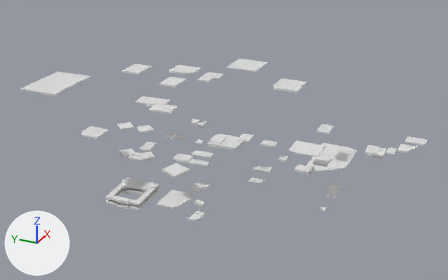
The FBX model Assets/Designer/Mesh/Background/Area_01_Mesh.fbx: old version first, new version second.
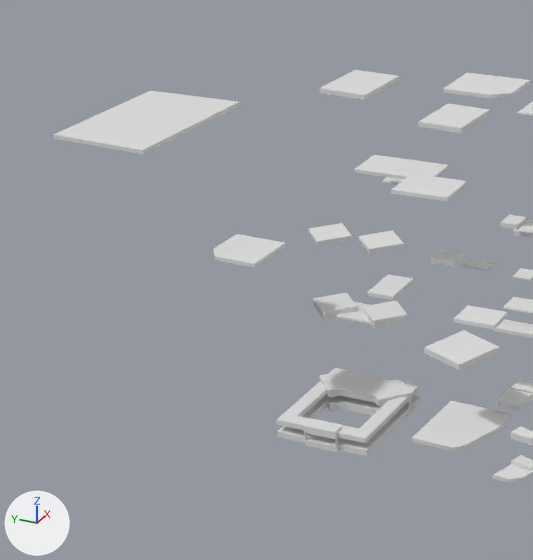
Old and new are each drawn whole from a camera (50 mm lens) standing at (-5.56, -2.01, 4.1) and looking at (1.47, 1.16, 0.58) and again close up on the part from 0% to 45% of the width and 13% to 89% of the height. Every picture has the same lights, and +X, +Y and +Z are marked at lower left. The older version's two pictures come first. Where no turn or scale is listed for an object, it has been applied to the vertices. Vertices at exactly the same position are counted once.

The first close-up shows 'OUT_Area01_Building_GeneratedMesh'.
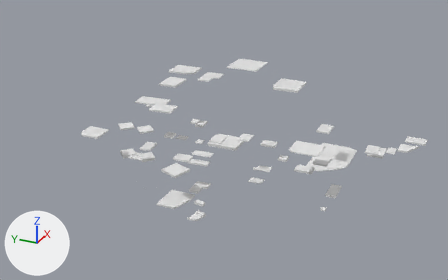
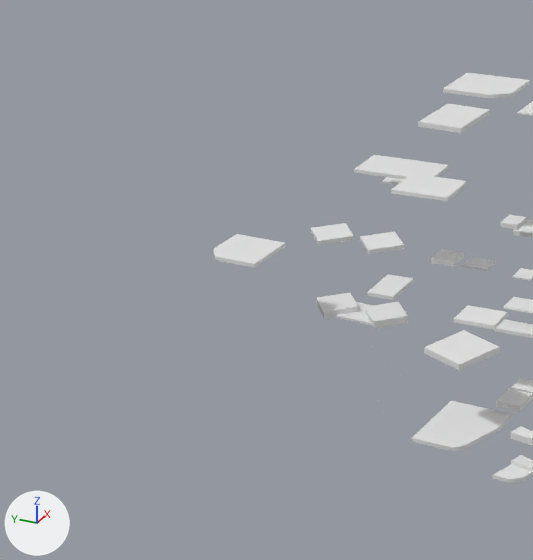
Changed parts and their boxes [x1, y1, x2, y2] in the close-ups (533 x 560 px; the box of a moved part takes in the faces that stretch with it):
'OUT_Area01_Building_GeneratedMesh', reshaped
    before: [54, 70, 533, 483]
    after: [213, 72, 533, 483]
part 1 of me_out_area01_building_generatedmesh, rebuilt
    before: [358, 230, 404, 253]
    after: [360, 231, 404, 254]
part 2 of me_out_area01_building_generatedmesh, deleted
    before: [54, 70, 399, 323]
part 3 of me_out_area01_building_generatedmesh, moved or reshaped
    before: [276, 223, 421, 456]
    after: [311, 223, 408, 347]

The change in detail:
me_out_area01_building_generatedmesh is used by ob_out_area01_building_generatedmesh; location (0.0, 0.0, 0.0).
me_out_area01_building_generatedmesh had 1596 vertices, 1722 faces and spanned x 0.17..3.0, y -1.34..3.41, z 0.0..1.42.
me_out_area01_building_generatedmesh no longer uses material mat_default_material (light grey #e2e2e2).
me_out_area01_building_generatedmesh now has 1463 vertices, 1374 faces and spans x 0.17..3.0, y -1.34..2.6, z 0.0..1.42.
me_out_area01_building_generatedmesh part 1: the loose piece of 8 vertices spanning x 0.54..0.78, y 1.78..2.02, z 0.92..0.94 is rebuilt with 8 vertices and now spans x 0.53..0.78, y 1.77..2.01, z 0.92..0.94.
me_out_area01_building_generatedmesh part 2: 32 loose pieces with 196 vertices, spanning x 0.17..2.6, y 1.78..3.41, z 0.04..1.42, are deleted.
me_out_area01_building_generatedmesh part 3: 49 vertices moved from x 0.52..0.76, y 2.02..2.3, z 0.0..0.94 to x 0.52..0.77, y 2.01..2.29, z 0.0..0.94; 360 vertices removed from x 0.17..0.79, y 1.76..2.3, z 0.0..0.56; 423 vertices added at x 0.52..0.78, y 1.77..2.29, z 0.0..0.56.
Other edits to the shape of me_out_area01_building_generatedmesh do not show in these pictures.
